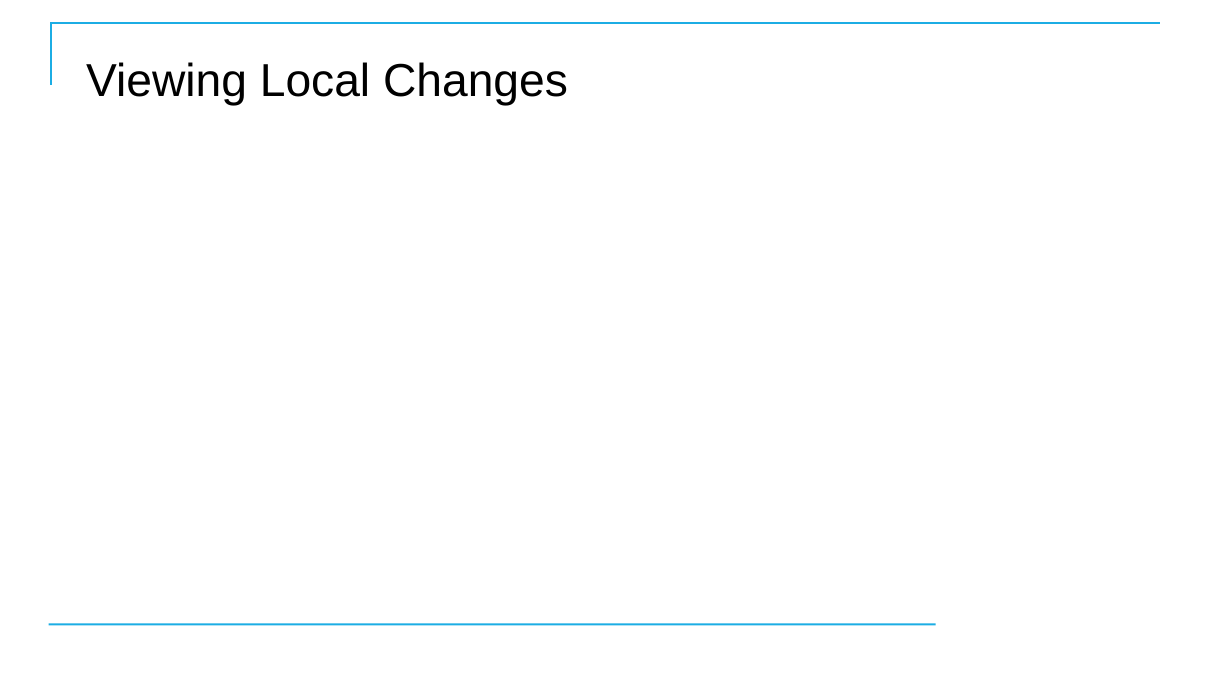
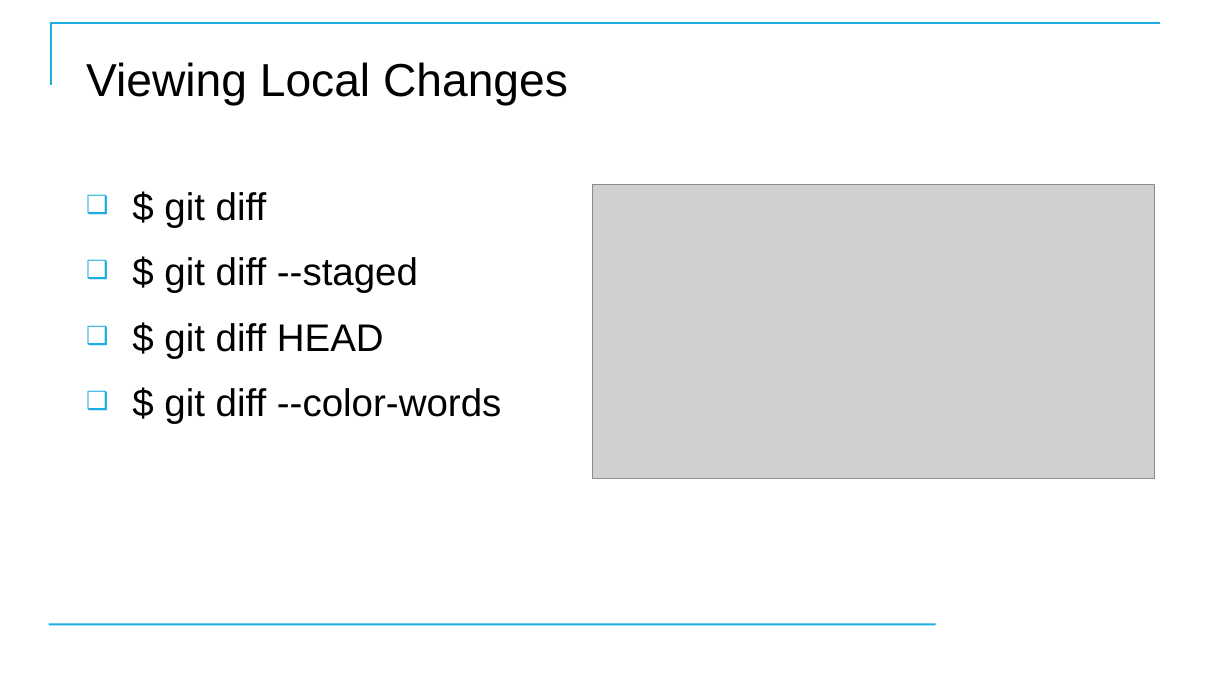
Before and after one commit to CostelloTechnicalConsulting/XGHDEV, a slide deck: slide 69 of ppt/XGHDEV.pptx (slide 74 before the commit). Drawn at 1232x693 pixels with LibreOffice and Linux fonts; fonts in the diff are those of the drawing; grey boxes stand for pictures; background and template pictures are left out. Boxes give left, top, right and bottom in pixels: in the first picture for what was removed or moved away, otherwise in the second. Text is boxed around its words. In the diff, an @@ line names an element or a change of style, - is before the commit and + after.

```diff
--- a/ppt/XGHDEV.pptx
+++ b/ppt/XGHDEV.pptx
@@ text added at (164,192,502,424), 30 pt, text #000000 @@
+❑ $ git diff
+❑ $ git diff --staged
+❑ $ git diff HEAD
+❑ $ git diff --color-words
@@ picture added at (592,185,1155,479) @@
```
Also in this commit, not shown: 41 other slides changed, 7 slides removed.
